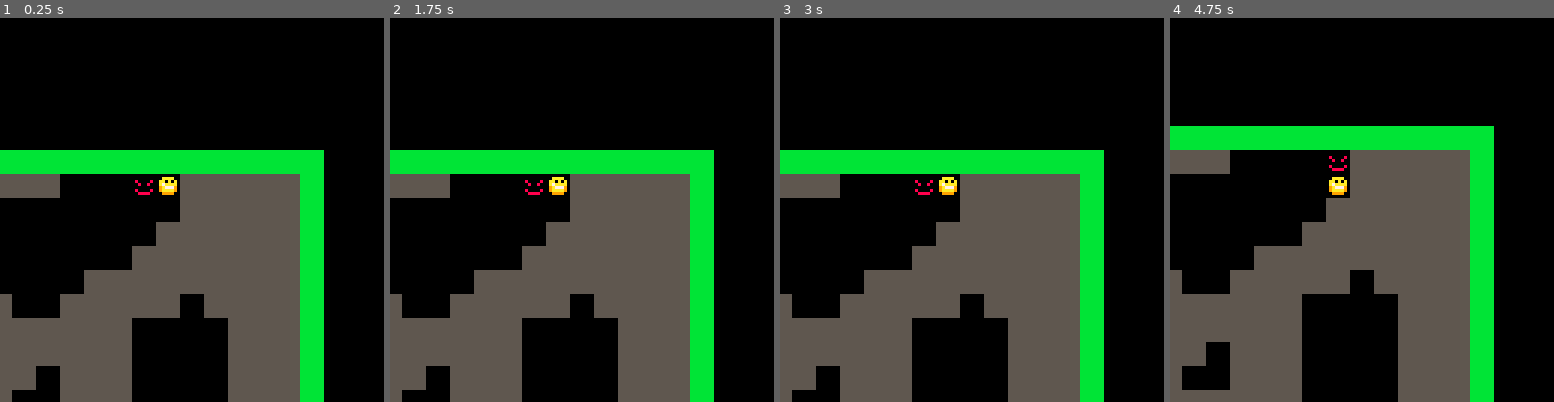
Above: before the commit, frames 1-4 (left to right).
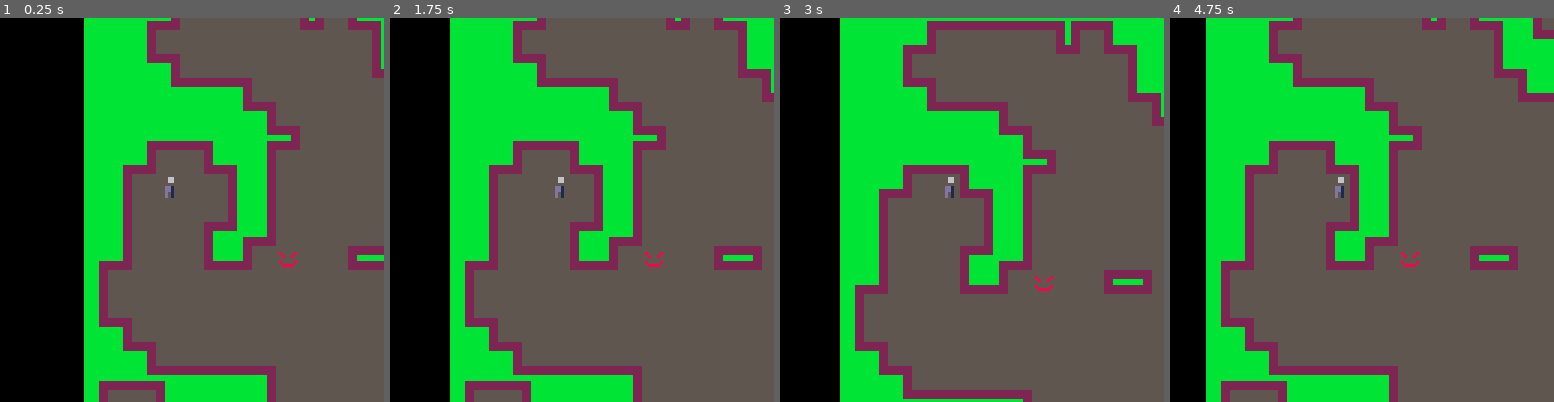
Above: after the commit, the same moments.

Repository: Bcribb/pico-rogue
Game: PICO-8 cartridge src/rogue.p8
The game is run twice, just before and just after one commit, with the same random seed, the same clock (stepped at 60 frames per second) and the same inputs.
Inputs:
- Up to frame 1 (0.25 s): no input
- Up to frame 2 (1.75 s): hold Right from 1.6 s (still down)
- Up to frame 3 (3 s): release Right at 2.1 s; hold Up 2.15-2.42 s; hold Right from 2.47 s (still down)
- Up to frame 4 (4.75 s): release Right at 3.03 s; hold Left 3.08-3.58 s; hold Down 3.63-3.97 s; hold Right 4.02-4.68 s; hold Up from 4.73 s (still down)

The runs differ from the first frame. In frame 1, 69% of the frame differs, in the area x 0-100%, y 0-100%; in frame 2, 71%; in frame 3, 71%; in frame 4, 72%.

Commit message:
Added tile selection

Diff:
--- a/src/rogue.p8
+++ b/src/rogue.p8
@@ -10,8 +10,15 @@
 -- map
 tile_size = 8
 tile_off = -4
-w_width = 16
-w_height = 16
+w_width = 32
+w_height = 32
+
+-- terrain
+floor = 0
+wall = 1
+wall_tile_spr = 127
+tile_row_length = 16
+t_tile_off = 14
 
 -- cellular automata
 solid_chance = 60
@@ -33,17 +40,79 @@
 plyr_tile_off_y = 8
 
 -- npc
-leash = 5
+leash = 4
 
 -- art
 plyr_spr = 4
 enmy_spr = 20
 
+-- auto tiling
+
+ul_val = 1
+u_val = 2
+ur_val = 4
+l_val = 8
+r_val = 16
+dl_val = 32
+d_val = 64
+dr_val = 128
+
+auto_tiles = {
+	64,
+	16 + 64,
+	8 + 16 + 64,
+	8 + 64,
+	1 + 2 + 8 + 16 + 64,
+	8 + 16 + 64 + 128,
+	8 + 16 + 32 + 64,
+	2 + 4 + 8 + 16 + 64,
+	16 + 64 + 128,
+	2 + 8 + 16 + 32 + 64 + 128,
+	8 + 16 + 32 + 64 + 128,
+	8 + 32 + 64,
+	2 + 64,
+	2 + 16 +  64,
+	2 + 8 + 16 + 64,
+	2 + 8 + 64,
+	2 + 16 + 64 + 128,
+	2 + 4 + 8 + 16 + 32 + 64 + 128,
+	1 + 2 + 8 + 16 + 32 + 64 + 128,
+	2 + 8 + 32 + 64,
+ 2 + 4 + 16 + 64 + 128,
+ 2 + 4 + 8 + 16 + 32 + 64,
+ 999, -- couldnt find index
+ 1 + 2 + 8 + 16 + 32 + 64,
+ 2,
+ 2 + 16,
+ 2 + 8 + 16,
+ 2 + 8,
+ 2 + 4 + 16 + 64,
+ 1 + 2 + 4 + 8 + 16 + 64 + 128,
+ 1 + 2 + 4 + 8 + 16 + 32 + 64,
+ 1 + 2 + 8 + 8 + 64,
+ 2 + 4 + 8 + 16 + 64 + 128,
+ 1 + 2 + 4 + 8 + 16 + 32 + 64 + 128,
+ 1 + 2 + 8 + 16 + 64 + 128,
+ 1 + 2 + 8 + 32 + 64,
+ 0,
+ 16,
+ 8 + 16,
+ 8,
+ 2 + 8 + 16 + 32 + 64,
+ 2 + 4 + 8 + 16,
+ 1 + 2 + 8 + 16,
+ 2 + 8 + 16 + 64 + 128,
+ 2 + 4 + 16,
+ 1 + 2 + 4 + 8 + 16,
+ 1 + 2 + 4 + 8 + 16 + 64,
+ 1 + 2 + 8
+}
 -->8
 -- globals
 
 -- map
 world = {}
+edges = {}
 
 -- objects
 objs = {}
@@ -77,6 +146,8 @@
 end
 
 function find(t, v)
+	printh(v)
+
 	for key, val in pairs(t) do
 		if val == v then
 			return key
@@ -106,13 +177,32 @@
 	return inst
 end
 
-function v2:get_neighbours()
-	return {
-		v2.new(self.x - 1, self.y),
-		v2.new(self.x + 1, self.y),
-		v2.new(self.x, self.y - 1),
-		v2.new(self.x, self.y + 1),
-	}
+function v2:get_neighbours(
+	diag
+)
+	local out = {}
+
+	for x = -1, 1 do
+		for y = -1, 1 do
+			if x == 0 and y == 0 then
+				-- continue
+			else
+				if (
+					not diag and
+					abs(x) + abs(y) > 1
+				) then
+					-- continue
+				else
+					add(out, v2.new(
+						self.x + x,
+						self.y + y
+					))
+				end
+			end
+		end
+	end
+
+	return out
 end
 
 -->8
@@ -133,12 +223,12 @@
 					or j == 1
 					or j == w_height
 				then
-					out[i][j] = 21
+					out[i][j] = 1
 				else
 					local rn = flr(rnd(100))
 
 					if rn < solid_chance then
-						out[i][j] = 5
+						out[i][j] = 1
 					else
 						out[i][j] = 0
 					end
@@ -192,7 +282,7 @@
 
 			if tile == 0 then
 				if n_cnt > create_limit then
-					out[i][j] = 5
+					out[i][j] = 1
 				end
 			else
 				if n_cnt < destroy_limit then
@@ -207,6 +297,17 @@
 	return out
 end
 
+function pop_edges()
+	for i = 1, w_width do
+		edges[i] = {}
+
+		for j = 1, w_height do
+			edges[i][j] =
+				is_wall_edge(i, j)
+		end
+	end
+end
+
 function generate_map()
 	world = make_world(true)
 
@@ -214,10 +315,34 @@
 		world = iterate_ca(world)
 	end
 
+	pop_edges(world)
 	set_map(world)
 end
 
--- accessors
+-- info
+
+function is_wall_edge(x, y)
+	if world[x][y] == 0 then
+		return false
+	end
+
+	local pos = v2.new(x, y)
+	local ns = pos:get_neighbours(true)
+
+	for _, n in pairs(ns) do
+		if n.x < 1 or
+			n.x > w_width or
+			n.y < 1 or
+			n.y > w_height
+		then
+			-- continue
+		elseif world[n.x][n.y] == 0 then
+			return true
+		end
+	end
+
+	return false
+end
 
 function rnd_floor()
 	local x = 1
@@ -231,18 +356,83 @@
 	return x, y
 end
 
+function get_wall_sig(x, y)
+	local left =	x > 1 and world[x - 1][y] or 1
+	local right = x < w_width and world[x + 1][y] or 1
+	local up = y > 1 and world[x][y - 1] or 1
+	local down = y < w_height and world[x][y + 1] or 1
+
+	local ul, ur, dl, dr = 0, 0, 0, 0
+
+	if left == 1 then
+		if up == 1 then
+			ul = (x > 1 and y > 1) and world[x - 1][y - 1] or 1
+		end
+
+		if down == 1 then
+			dl = (x > 1 and y < w_height) and world[x - 1][y + 1] or 1
+		end
+	end
+
+	if right == 1 then
+		if up == 1 then
+			ur = (x < w_width and y > 1) and world[x + 1][y - 1] or 1
+		end
+
+		if down == 1 then
+			dr = (x < w_width and y < w_height) and world[x + 1][y + 1] or 1
+		end
+	end
+
+	printh(x .. ", " .. y .. ": " .. down)
+
+	return ul * ul_val +
+		up * u_val +
+		ur * ur_val +
+		left * l_val +
+		right * r_val +
+		dl * dl_val +
+		down * d_val +
+		dr * dr_val
+end
+
 -- visuals
 
+function set_walls(w_in)
+	for i = 1, w_width do
+		for j = 1, w_height do
+			if world[i][j] == 1 then
+				local sig = get_wall_sig(i, j)
+				local ind = find(auto_tiles, sig)
+				local tile = wall_tile_spr + ind
+
+				-- align with 16 rowline
+				if ind > 36 then
+					tile += 12
+				elseif ind > 24 then
+					tile += 8
+				elseif ind > 12 then
+				 tile += 4
+				end
+
+				mset(
+					i - 1,
+					j - 1,
+					tile
+				)
+			elseif world[i][j] == 0 then
+				mset(
+					i - 1,
+					j - 1,
+					5
+				)
+			end
+		end
+	end
+end
+
 function set_map(w_in)
-	for i = 1, w_width, 1 do
-		for j = 1, w_height, 1 do
-			mset(
-				i - 1,
-				j - 1,
-				w_in[i][j]
-			)
-		end
-	end
+	set_walls(w_in)
 end
 
 function get_map_origin()
@@ -448,7 +638,7 @@
 	local trgt_obj = get_obj(x, y)
 
 	if trgt_obj then
-		--bump_com(obj, trgt_obj)
+		bump_com(obj, trgt_obj)
 
 		return
 	end
@@ -688,3 +878,77 @@
 
 
 
+…(67 lines of a section not shown)…
+__map__
+0000000000000000000000005e00000000000000000000000000000000000000000000000000000000000000000000000000000000000000000000000000000000000000000000000000000000000000000000000000000000000000000000000000000000000000000000000000000000000000000000000000000000000000
+…(5 lines of a section not shown)…
Not shown, changed: 163 lines of the sprite sheet (__gfx__) section of src/rogue.p8
Not shown, added: cart/game.p8.png
